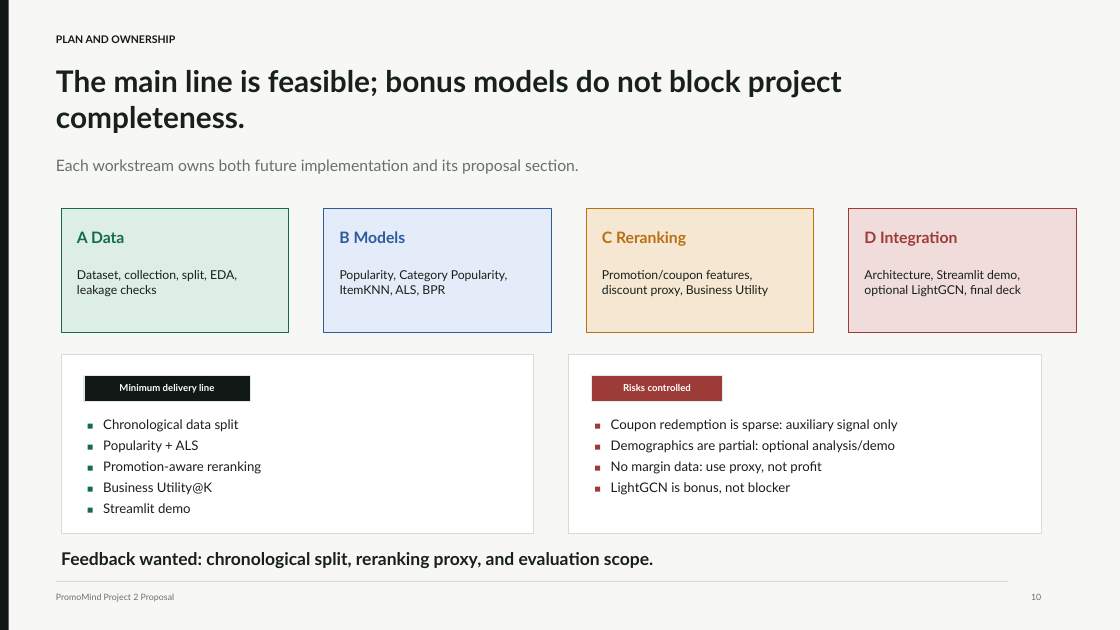
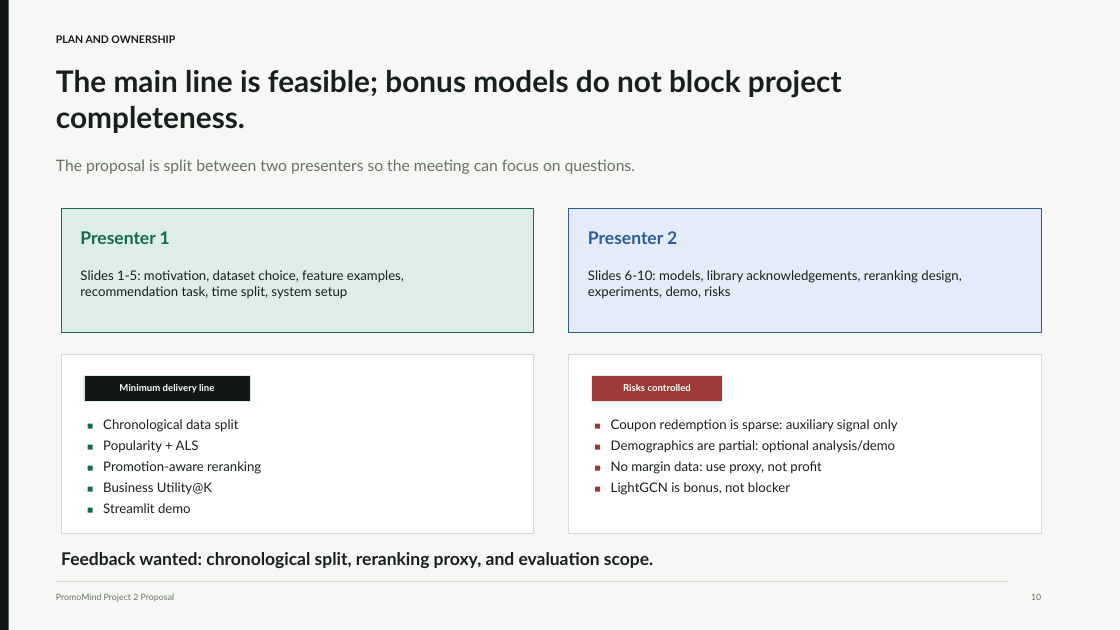
Before and after one commit to ZoRan-Wang/PromoMind-public-backup-20260624, a slide deck: slide 10 of deliverables/proposal_2026_06_03/PromoMind_project2_proposal_slides.pptx. Drawn at 1120x630 pixels with LibreOffice and Linux fonts; fonts in the diff are those of the drawing. Boxes give left, top, right and bottom in pixels: in the first picture for what was removed or moved away, otherwise in the second. Text is boxed around its words. In the diff, an @@ line names an element or a change of style, - is before the commit and + after.

Commit message:
Update proposal pack for two presenters

```diff
--- a/deliverables/proposal_2026_06_03/PromoMind_project2_proposal_slides.pptx
+++ b/deliverables/proposal_2026_06_03/PromoMind_project2_proposal_slides.pptx
@@ text at <box>56,159,635,174</box>: text changed @@
-Each workstream owns both future implementation and its proposal section.
+The proposal is split between two presenters so the meeting can focus on questions.
@@ rectangle: place and size @@
-rectangle at <box>61,208,289,333</box>
+rectangle at <box>61,208,534,333</box>
@@ rectangle removed at <box>323,208,551,333</box> @@
@@ rectangle added at <box>569,208,1041,333</box>, fill #E3ECF8, outline #2B5C9E 0.75 pt @@
@@ rectangle removed at <box>586,208,814,333</box> @@
@@ rectangle removed at <box>849,208,1076,333</box> @@
@@ text at <box>80,231,170,244</box>: text changed; size 13.5 to 15 pt @@
-A Data
+Presenter 1
@@ text removed at <box>339,231,406,243</box> @@
-B Models
@@ text added at <box>588,231,677,244</box>, 15 pt, text #2B5C9E, bold @@
+Presenter 2
@@ text removed at <box>602,231,686,246</box> @@
-C Reranking
@@ text removed at <box>864,231,957,246</box> @@
-D Integration
@@ text removed at <box>77,270,237,297</box> @@
-Dataset, collection, split, EDA, leakage checks
@@ text added at <box>80,270,404,299</box>, 11.2 pt, text #18201B @@
+Slides 1-5: motivation, dataset choice, feature examples, recommendation task, time split, system setup
@@ text removed at <box>340,270,508,296</box> @@
-Popularity, Category Popularity, ItemKNN, ALS, BPR
@@ text added at <box>588,270,961,299</box>, 11.2 pt, text #18201B @@
+Slides 6-10: models, library acknowledgements, reranking design, experiments, demo, risks
@@ text removed at <box>602,270,768,296</box> @@
-Promotion/coupon features, discount proxy, Business Utility
@@ text removed at <box>864,270,1021,297</box> @@
-Architecture, Streamlit demo, optional LightGCN, final deck
```
Also in this commit, not shown: 2 other slides changed, 9 other files.
